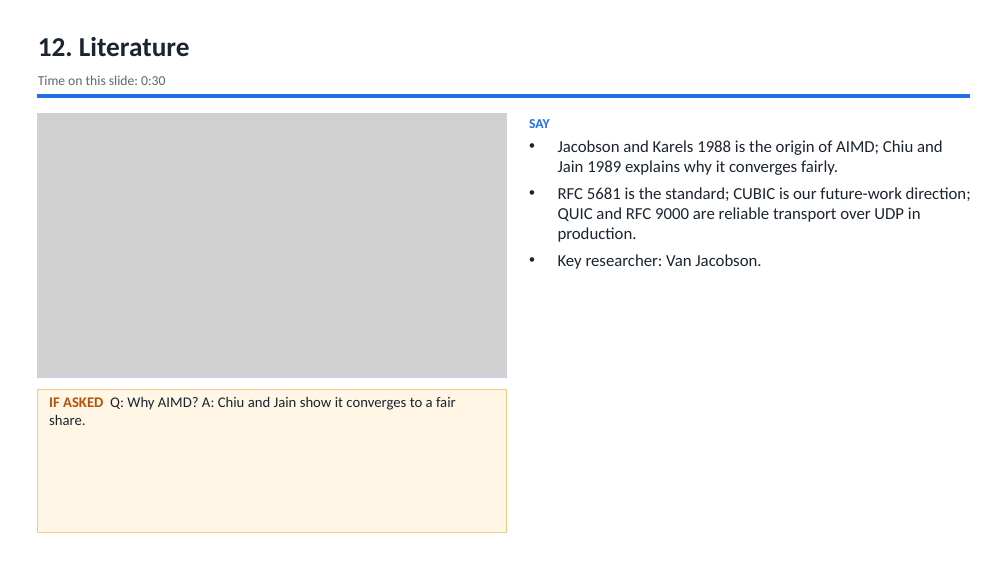
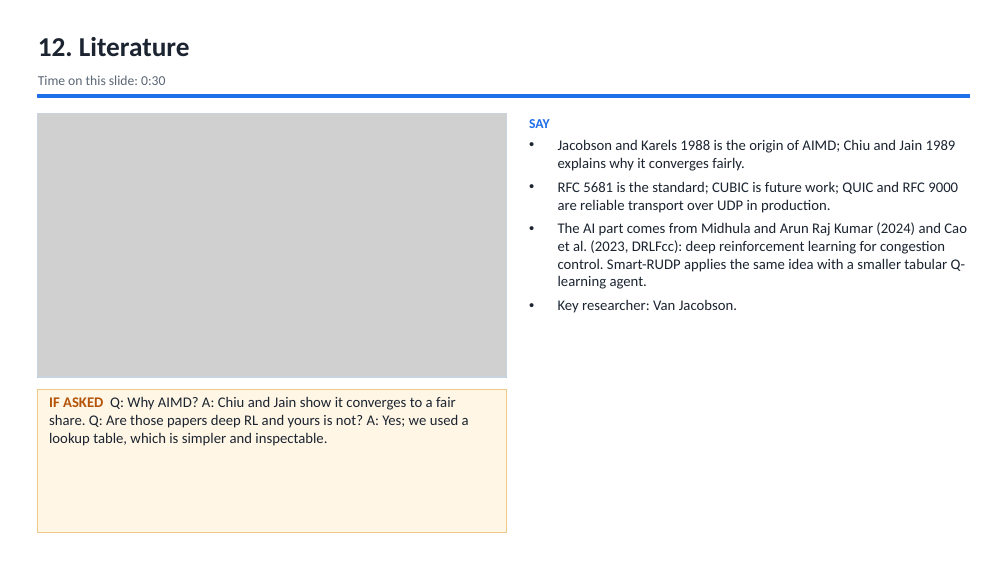
Before and after one commit to Capsturrrr/rudp, a slide deck: slide 14 of docs/final/RUDP_Host_Guide.pptx. Drawn at 1008x567 pixels with LibreOffice and Linux fonts; fonts in the diff are those of the drawing; grey boxes stand for pictures. Boxes give left, top, right and bottom in pixels: in the first picture for what was removed or moved away, otherwise in the second. Text is boxed around its words. In the diff, an @@ line names an element or a change of style, - is before the commit and + after.

```diff
--- a/docs/final/RUDP_Host_Guide.pptx
+++ b/docs/final/RUDP_Host_Guide.pptx
@@ text at (558,139,956,313): size 16 to 14 pt in "Jacobson and Karels 1988 is the origin ...", "Key researcher: Van Jacobson." @@
@@ text at (558,181,967,289): text changed; size 16 to 14 pt @@
-• RFC 5681 is the standard; CUBIC is our future-work direction; QUIC and RFC 9000 are reliable transport over UDP in production.
+• RFC 5681 is the standard; CUBIC is future work; QUIC and RFC 9000 are reliable transport over UDP in production.
+• The AI part comes from Midhula and Arun Raj Kumar (2024) and Cao et al. (2023, DRLFcc): deep reinforcement learning for congestion control. Smart-RUDP applies the same idea with a smaller tabular Q-learning agent.
@@ text at (49,396,469,446): text changed @@
-IF ASKED Q: Why AIMD? A: Chiu and Jain show it converges to a fair share.
+IF ASKED Q: Why AIMD? A: Chiu and Jain show it converges to a fair share. Q: Are those papers deep RL and yours is not? A: Yes; we used a lookup table, which is simpler and inspectable.
```
Also in this commit, not shown: 3 other files.
